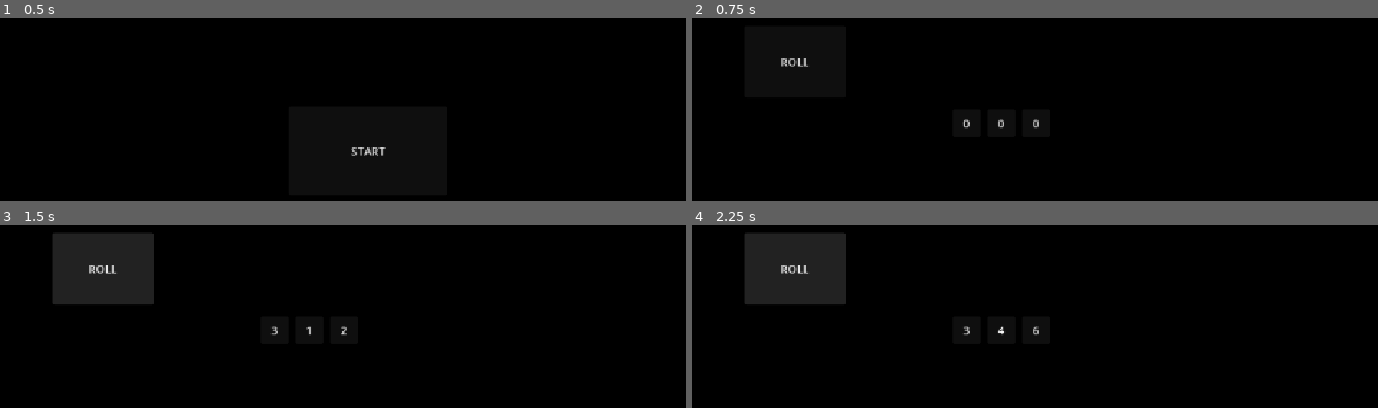
Above: before the commit, frames 1-4 (two rows, left to right).
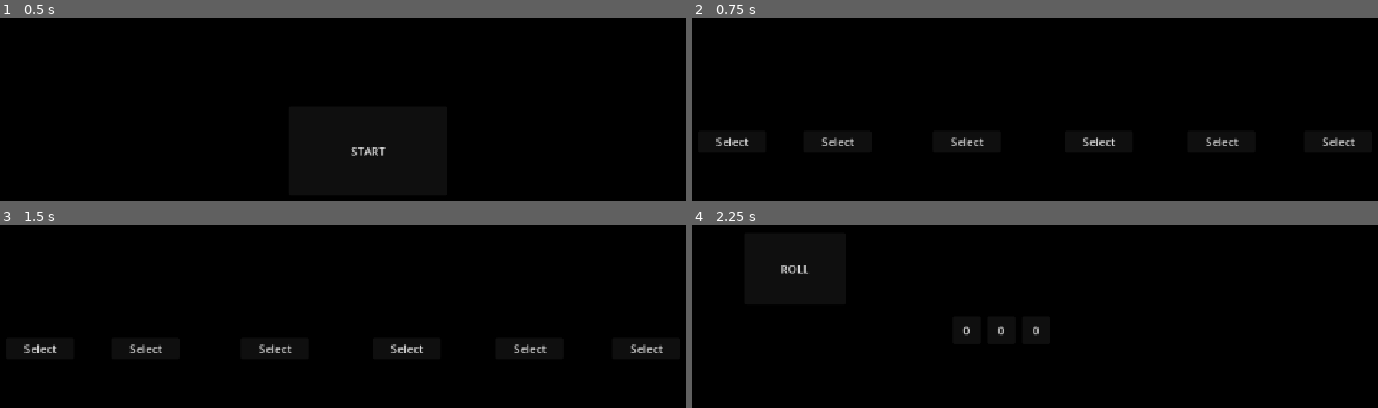
Above: after the commit, the same moments.

Repository: Nissey05/CodamGameJam82026
Game: Godot game, scene res://Start/Start.tscn
The game is run twice, just before and just after one commit, with the same random seed, the same clock (stepped at 60 frames per second) and the same inputs.
Inputs (mouse positions are in pixels of both pictures, inside the frame that each line leads up to):
- Up to frame 1 (0.5 s): no input
- Up to frame 2 (0.75 s): click "START" at 0.5 s
- Up to frame 3 (1.5 s): click (102, 268) at 1.25 s, where only the run before the commit has a clickable "ROLL"
- Up to frame 4 (2.25 s): click "ROLL" (after the commit: "Select") at 2 s

Frame 1 is identical in both runs. In frame 2, 1.2% of the frame differs, in the area x 3-97%, y 21-70%; in frame 3, 6.7%, in the area x 3-97%, y 4-70%; in frame 4, less than 0.1%.

Commit message:
Character selections

Diff:
--- a/codam-game-jam-8-2026/Game/Game.tscn
+++ b/codam-game-jam-8-2026/Game/Game.tscn
@@ -14,42 +14,42 @@
 text = "ROLL"
 script = ExtResource("2_u44n3")
 
-[node name="Dice1" type="PanelContainer" parent="Button" unique_id=1041842594]
+[node name="Die1" type="PanelContainer" parent="Button" unique_id=1041842594]
 layout_mode = 0
 offset_left = 300.0
 offset_top = 120.0
 offset_right = 340.0
 offset_bottom = 160.0
 
-[node name="RichTextLabel" type="RichTextLabel" parent="Button/Dice1" unique_id=1250044560]
+[node name="RichTextLabel" type="RichTextLabel" parent="Button/Die1" unique_id=1250044560]
 layout_mode = 2
 text = "0"
 fit_content = true
 horizontal_alignment = 1
 vertical_alignment = 1
 
-[node name="Dice2" type="PanelContainer" parent="Button" unique_id=1772694788]
+[node name="Die2" type="PanelContainer" parent="Button" unique_id=1772694788]
 layout_mode = 0
 offset_left = 350.0
 offset_top = 120.0
 offset_right = 390.0
 offset_bottom = 160.0
 
-[node name="RichTextLabel" type="RichTextLabel" parent="Button/Dice2" unique_id=1217094804]
+[node name="RichTextLabel" type="RichTextLabel" parent="Button/Die2" unique_id=1217094804]
 layout_mode = 2
 text = "0"
 fit_content = true
 horizontal_alignment = 1
 vertical_alignment = 1
 
-[node name="Dice3" type="PanelContainer" parent="Button" unique_id=1651345791]
+[node name="Die3" type="PanelContainer" parent="Button" unique_id=1651345791]
 layout_mode = 0
 offset_left = 400.0
 offset_top = 120.0
 offset_right = 440.0
 offset_bottom = 160.0
 
-[node name="RichTextLabel" type="RichTextLabel" parent="Button/Dice3" unique_id=1324061860]
+[node name="RichTextLabel" type="RichTextLabel" parent="Button/Die3" unique_id=1324061860]
 layout_mode = 2
 text = "0"
 fit_content = true
--- a/codam-game-jam-8-2026/Game/button.gd
+++ b/codam-game-jam-8-2026/Game/button.gd
@@ -3,6 +3,6 @@
 func _on_pressed() -> void:
 	var rng = RandomNumberGenerator.new()
 	rng.seed = hash(Time.get_ticks_usec())
-	$Dice1/RichTextLabel.text = str(rng.randi_range(1, 6))
-	$Dice2/RichTextLabel.text = str(rng.randi_range(1, 6))
-	$Dice3/RichTextLabel.text = str(rng.randi_range(1, 6))
+	$Die1/RichTextLabel.text = str(rng.randi_range(1, 6))
+	$Die2/RichTextLabel.text = str(rng.randi_range(1, 6))
+	$Die3/RichTextLabel.text = str(rng.randi_range(1, 6))
--- /dev/null
+++ b/codam-game-jam-8-2026/Start/CharacterSelect.tscn
@@ -0,0 +1,72 @@
+[gd_scene format=3 uid="uid://cxuqyodhhv16l"]
+
+[ext_resource type="Script" uid="uid://be584x06ktgx3" path="res://Start/CharacterSelectButton.gd" id="1_qoymb"]
+
+[node name="CharacterSelect" type="Control" unique_id=914135635]
+layout_mode = 3
+anchors_preset = 15
+anchor_right = 1.0
+anchor_bottom = 1.0
+grow_horizontal = 2
+grow_vertical = 2
+
+[node name="Cook" type="Button" parent="." unique_id=552311173]
+layout_mode = 0
+offset_left = 198.0
+offset_top = 475.0
+offset_right = 296.0
+offset_bottom = 506.0
+text = "Select"
+script = ExtResource("1_qoymb")
+
+[node name="Miller" type="Button" parent="." unique_id=1407465704]
+layout_mode = 0
+offset_left = 46.0
+offset_top = 475.0
+offset_right = 144.0
+offset_bottom = 506.0
+text = "Select"
+script = ExtResource("1_qoymb")
+
+[node name="Tanner" type="Button" parent="." unique_id=801377479]
+layout_mode = 0
+offset_left = 384.0
+offset_top = 475.0
+offset_right = 482.0
+offset_bottom = 506.0
+text = "Select"
+script = ExtResource("1_qoymb")
+
+[node name="Smith" type="Button" parent="." unique_id=1659979413]
+layout_mode = 0
+offset_left = 574.0
+offset_top = 475.0
+offset_right = 672.0
+offset_bottom = 506.0
+text = "Select"
+script = ExtResource("1_qoymb")
+
+[node name="Tailor" type="Button" parent="." unique_id=1059924991]
+layout_mode = 0
+offset_left = 751.0
+offset_top = 475.0
+offset_right = 849.0
+offset_bottom = 506.0
+text = "Select"
+script = ExtResource("1_qoymb")
+
+[node name="Abbot" type="Button" parent="." unique_id=1114958702]
+layout_mode = 0
+offset_left = 919.0
+offset_top = 475.0
+offset_right = 1017.0
+offset_bottom = 506.0
+text = "Select"
+script = ExtResource("1_qoymb")
+
+[connection signal="pressed" from="Cook" to="Cook" method="_on_pressed"]
+[connection signal="pressed" from="Miller" to="Miller" method="_on_pressed"]
+[connection signal="pressed" from="Tanner" to="Tanner" method="_on_pressed"]
+[connection signal="pressed" from="Smith" to="Smith" method="_on_pressed"]
+[connection signal="pressed" from="Tailor" to="Tailor" method="_on_pressed"]
+[connection signal="pressed" from="Abbot" to="Abbot" method="_on_pressed"]
--- /dev/null
+++ b/codam-game-jam-8-2026/Start/CharacterSelectButton.gd
@@ -0,0 +1,17 @@
+extends Button
+
+func _on_pressed() -> void:
+	match self.name:
+		"Cook":
+			print("Cook")
+		"Miller":
+			print("Miller")
+		"Tanner":
+			print("Tanner")
+		"Smith":
+			print("Smith")
+		"Tailor":
+			print("Tailor")
+		"Abbot":
+			print("Abbot")
+	get_tree().change_scene_to_file("res://Game/Game.tscn")
--- a/codam-game-jam-8-2026/Start/start_button.gd
+++ b/codam-game-jam-8-2026/Start/start_button.gd
@@ -3,4 +3,4 @@
 
 
 func _on_pressed() -> void:
-	get_tree().change_scene_to_file("res://Game/Game.tscn")
+	get_tree().change_scene_to_file("res://Start/CharacterSelect.tscn")
Not shown, added: codam-game-jam-8-2026/Start/CharacterSelectButton.gd.uid
